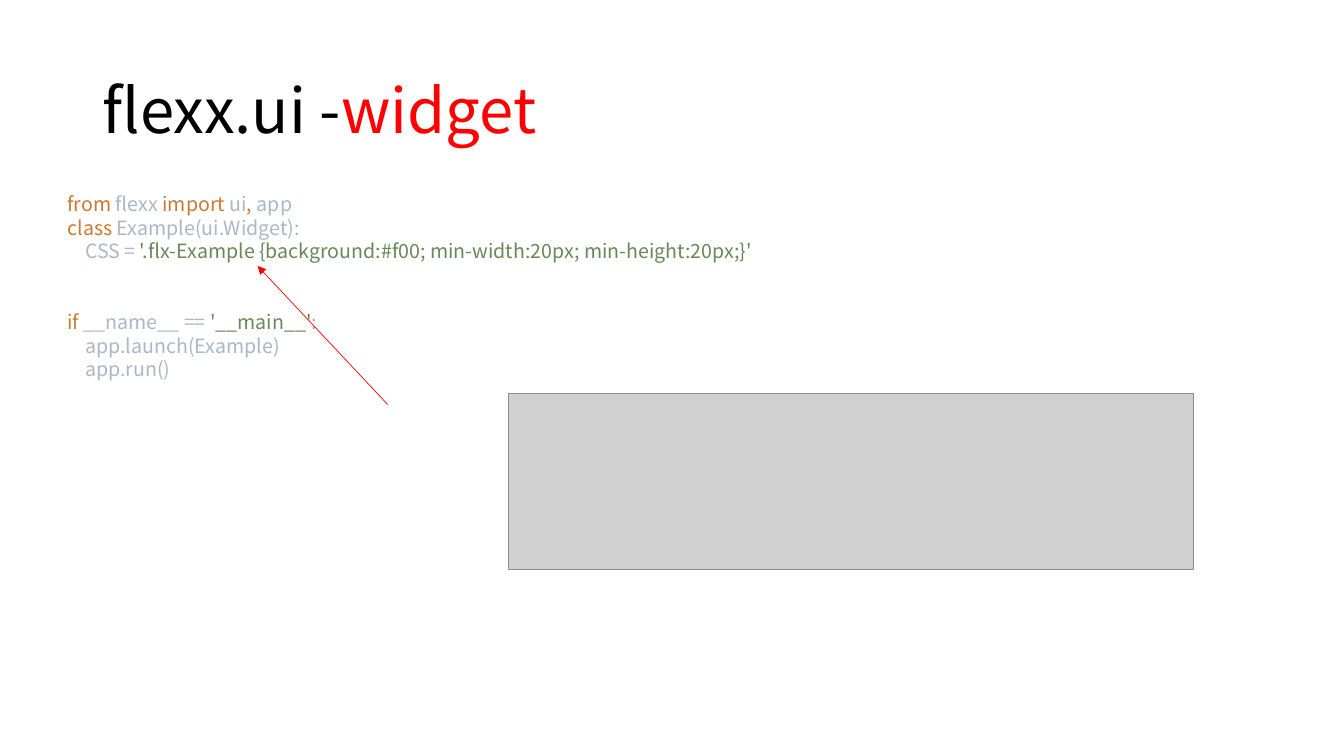
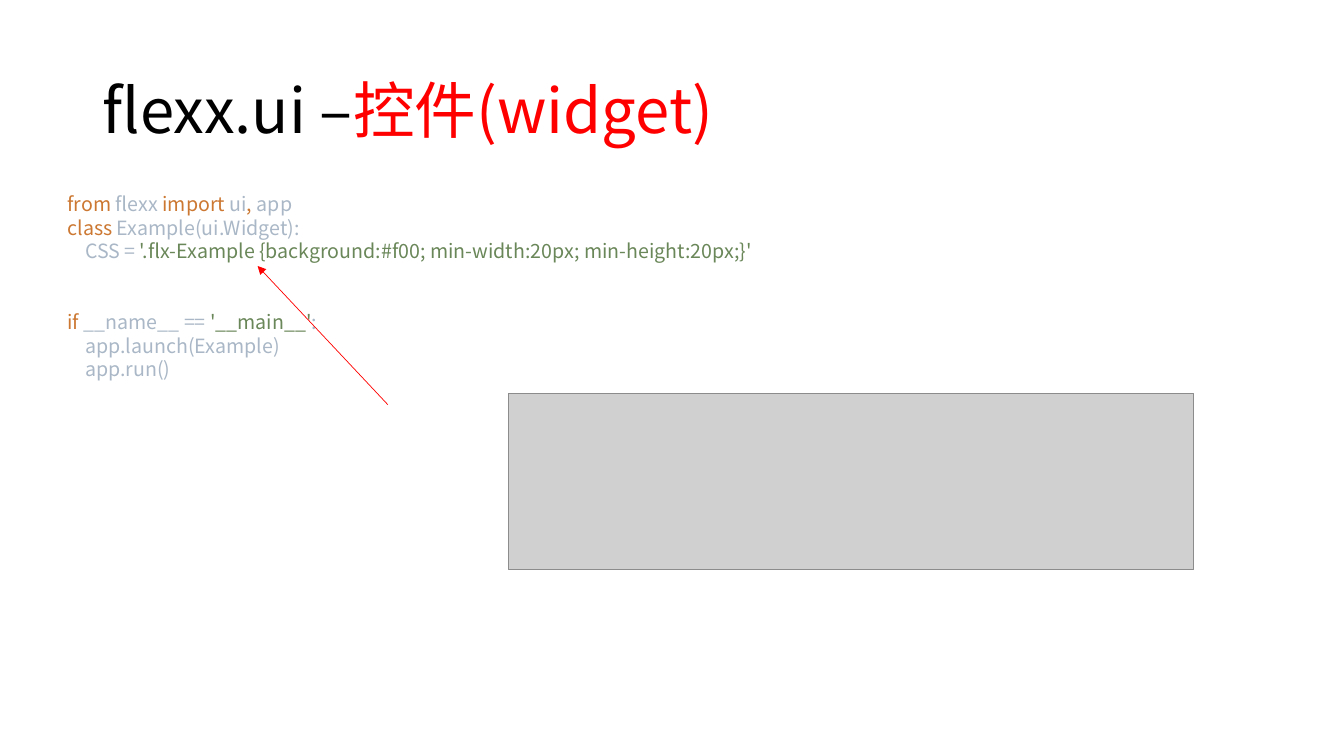
Before and after one commit to 260936767/UpdateServer, a slide deck: slide 10 of flexx_study/report for python&flexx.pptx (slide 8 before the commit). Drawn at 1344x756 pixels with LibreOffice and Linux fonts; fonts in the diff are those of the drawing; grey boxes stand for pictures. Boxes give left, top, right and bottom in pixels: in the first picture for what was removed or moved away, otherwise in the second. Text is boxed around its words. In the diff, an @@ line names an element or a change of style, - is before the commit and + after.

```diff
--- a/flexx_study/report for python&flexx.pptx
+++ b/flexx_study/report for python&flexx.pptx
@@ title at [102,81,713,149]: text changed; text colour #000000 to #FF0000 @@
-flexx.ui -widget
+flexx.ui –控件(widget)
```
Also in this commit, not shown: 13 other slides changed, 7 slides added, 1 slide removed, 1 other file.
